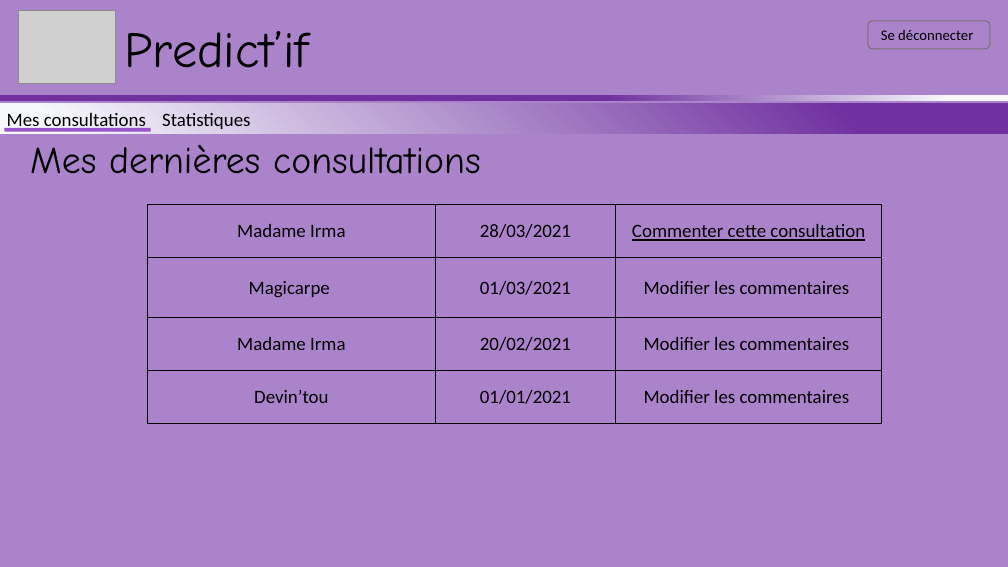
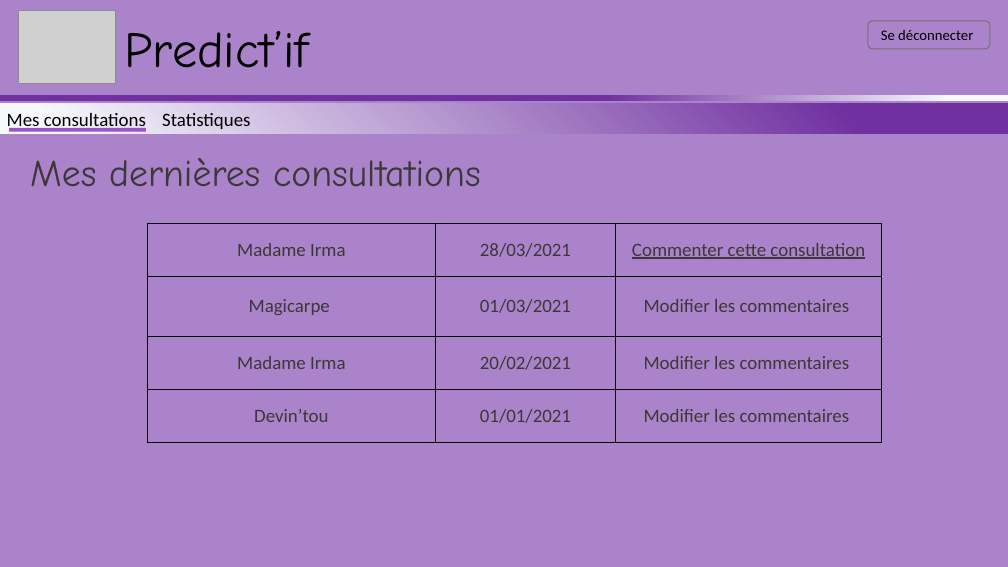
Before and after one commit to Sevla8/PredictIF, a slide deck: slide 12 of specifications/maquettes_IHM/maquette-html.pptx (slide 11 before the commit). Drawn at 1008x567 pixels with LibreOffice and Linux fonts; fonts in the diff are those of the drawing; grey boxes stand for pictures. Boxes give left, top, right and bottom in pixels: in the first picture for what was removed or moved away, otherwise in the second. Text is boxed around its words. In the diff, an @@ line names an element or a change of style, - is before the commit and + after.

```diff
--- a/specifications/maquettes_IHM/maquette-html.pptx
+++ b/specifications/maquettes_IHM/maquette-html.pptx
@@ rounded rectangle: place and size @@
-rounded rectangle at (5, 128, 151, 132)
+rounded rectangle at (9, 128, 146, 132)
@@ text "Mes dernières consultations": place and size @@
-text "Mes dernières consultations" at (30, 145, 481, 174)
+text "Mes dernières consultations" at (30, 158, 481, 187)
@@ text "Mes dernières consultations" at (30, 158, 481, 187): text colour #000000 to #3B3838 @@
@@ table at (147, 223, 882, 442) @@
@@ text colour #000000 to #3B3838 @@
@@ table: place and size @@
-table at (147, 205, 882, 424)
+table at (147, 223, 882, 442)
```
Also in this commit, not shown: 6 other slides changed, 1 slide added.
